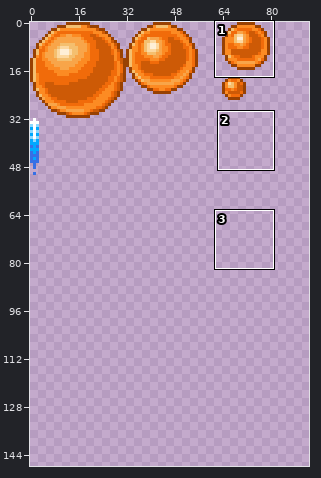
Edited in one commit: sprite sheet (images/experimental/aritest/pang-balls.png). Above, an overview of the earlier version with the close-up marked.
Close-up. First the earlier version:
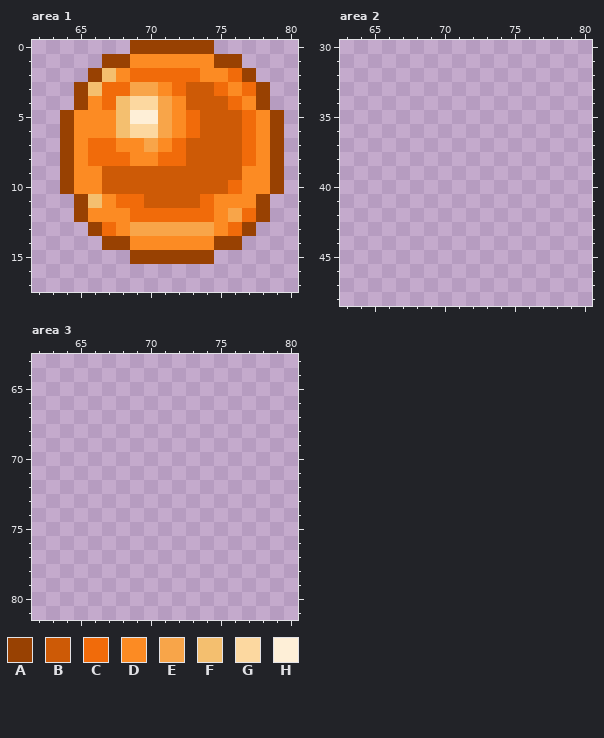
The file is 128x128 pixels. Colours within 5 levels of each other are drawn and written as one. Shown: area 1: x 62..80, y 0..17; area 2: x 63..80, y 30..48; area 3: x 62..80, y 63..81. The old version is drawn lined up with the new one, on the new canvas. The wide view leaves out empty margins. The commit also changed other parts of the picture, which this record leaves out.
Palette (. is transparent): A #984102  B #cd5a06  C #f16b0a  D #fc8b23  E #f8a549  F #f4bf6f  G #fcd8a0  H #feefd7
And afterwards:
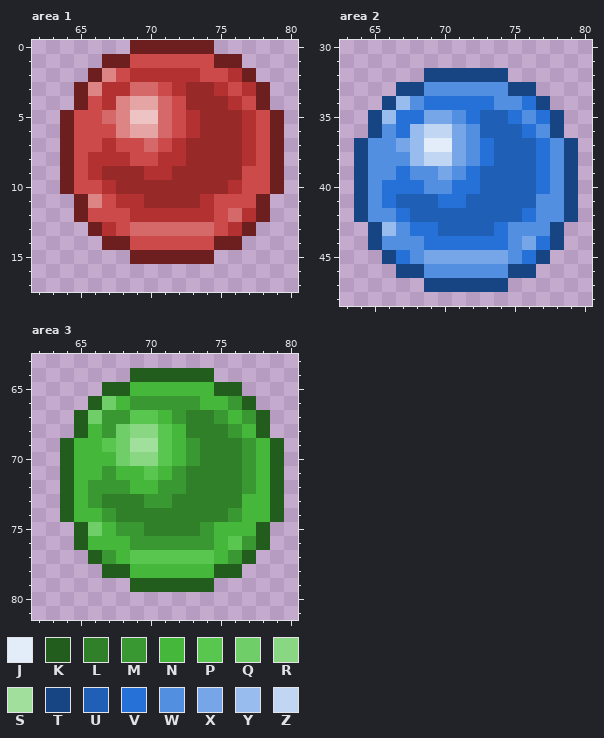
Colours new in this view: J #e3edfa  K #235d1e  L #308029  M #399831  N #45b83b  P #59c64f  Q #6fce67  R #89d683  S #a1df9c  T #174584  U #1f60b6  V #2571d8  W #538fe0  X #76a6e7  Y #98bced  Z #c0d6f3
From old to new:
canvas 128x128 -> 128x256
colour A: #984102 -> #6d1e1e
colour B: #cd5a06 -> #982929
colour C: #f16b0a -> #b43131
colour D: #fc8b23 -> #cd4a4a
colour E: #f8a549 -> #d56868
colour F: #f4bf6f -> #dd8484
colour G: #fcd8a0 -> #e6a5a5
colour H: #feefd7 -> #eec3c3
Area 1:
y 5: x 67 D -> E
y 7: x 66 C -> D
y 9: x 66 D -> C; x 70..71 BB -> CC
y 10: x 67 B -> C
Area 2:
y 32: x 69..74 ...... -> TTTTTT
y 33: x 67..76 .......... -> TTWWWWWWTT
y 34: x 66..77 ............ -> TYWVVVVVWWVT
y 35: x 65..78 .............. -> TYVVXXWVUUVWVT
y 36: x 65..78 .............. -> TWVYZZXWUUUVWT
y 37: x 64..79 ................ -> TWWXYJJXWVUUUVWT
y 38: x 64..79 ................ -> TWWWYZZXWVUUUVWT
y 39: x 64..79 ................ -> TWWVWWXWVUUUUVWT
y 40: x 64..79 ................ -> TWVVVWWVVUUUUVWT
y 41: x 64..79 ................ -> TWVUUUVVUUUUUWWT
y 42: x 64..79 ................ -> TWWVUUUUUUUUVWWT
y 43: x 65..78 .............. -> TYWVVUUUUVWWWT
y 44: x 65..78 .............. -> TWWWVVVVVVWXVT
y 45: x 66..77 ............ -> TVWXXXXXXWVT
y 46: x 67..76 .......... -> TTWWWWWWTT
y 47: x 69..74 ...... -> TTTTTT
Area 3:
y 64: x 69..74 ...... -> KKKKKK
y 65: x 67..76 .......... -> KKNNNNNNKK
y 66: x 66..77 ............ -> KQNMMMMMNNMK
y 67: x 65..78 .............. -> KQMMPPNMLLMNMK
y 68: x 65..78 .............. -> KNMQRRPNLLLMNK
y 69: x 64..79 ................ -> KNNPQSSPNMLLLMNK
y 70: x 64..79 ................ -> KNNNQRRPNMLLLMNK
y 71: x 64..79 ................ -> KNNMNNPNMLLLLMNK
y 72: x 64..79 ................ -> KNMMMNNMMLLLLMNK
y 73: x 64..79 ................ -> KNMLLLMMLLLLLNNK
y 74: x 64..79 ................ -> KNNMLLLLLLLLMNNK
y 75: x 65..78 .............. -> KQNMMLLLLMNNNK
y 76: x 65..78 .............. -> KNNNMMMMMMNPMK
y 77: x 66..77 ............ -> KMNPPPPPPNMK
y 78: x 67..76 .......... -> KKNNNNNNKK
y 79: x 69..74 ...... -> KKKKKK
Boxes around the changes in both close-ups, in picture pixels (x1, y1, x2, y2):
changed: (60, 40, 284, 264)
added: (354, 68, 578, 292)
added: (60, 368, 284, 592)
